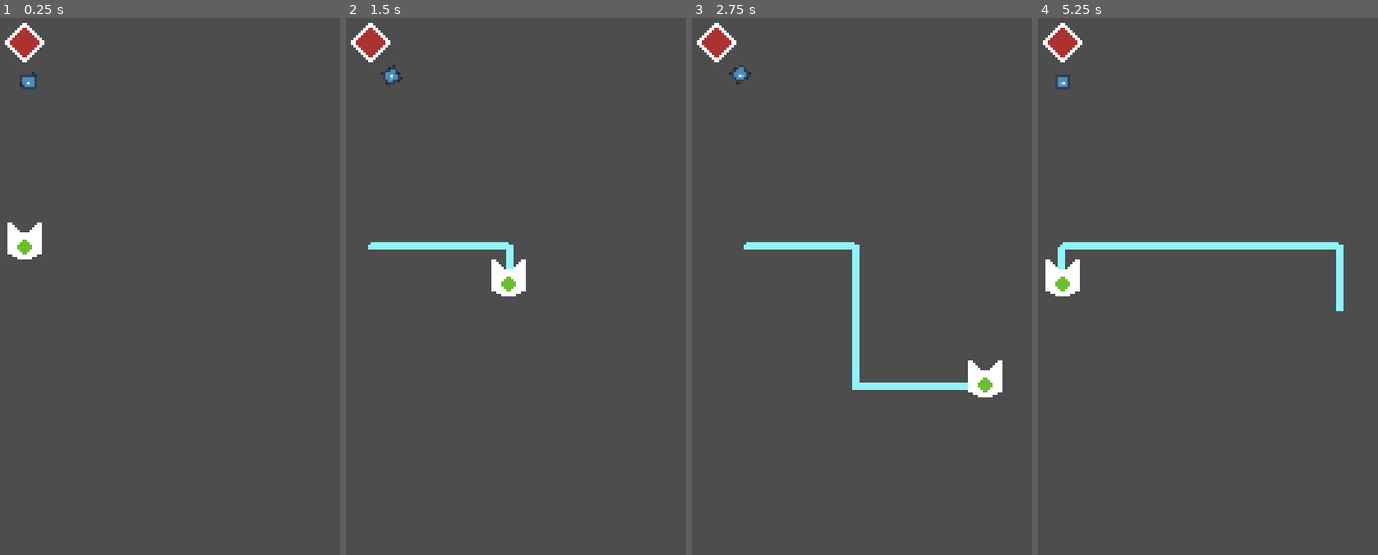
Above: before the commit, frames 1-4 (left to right).
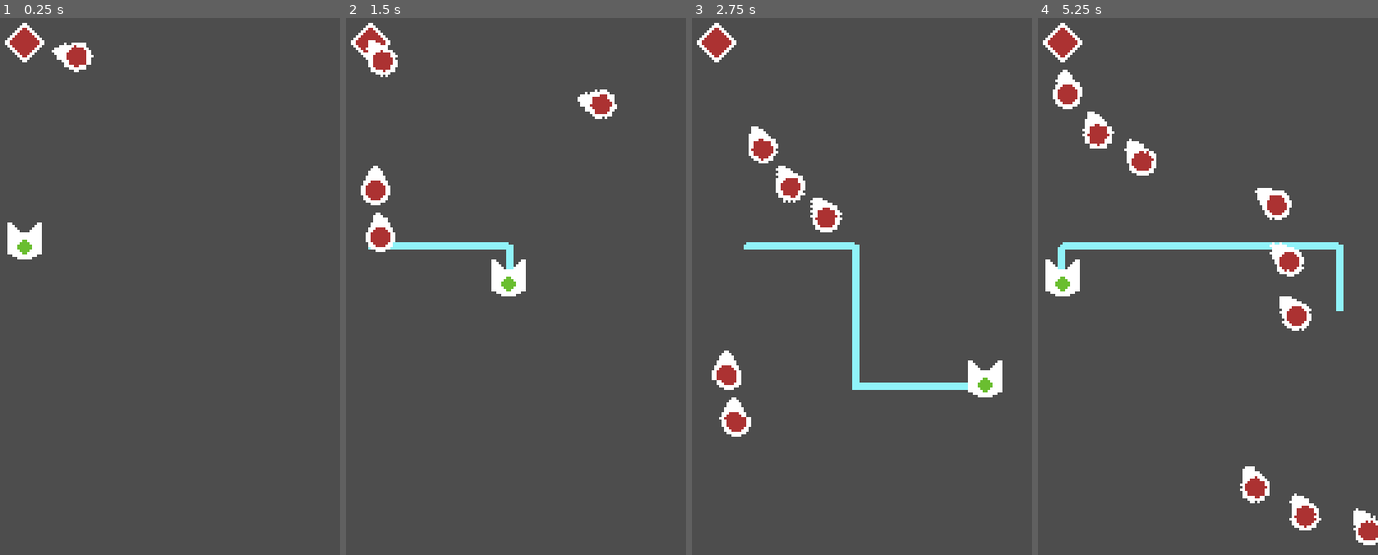
Above: after the commit, the same moments.

Repository: kennethbchen/Bullet-Wrangler-Game
Game: Godot game, scene res://Game.tscn
Same seed, same stepped clock (60 frames per second), same inputs: the game is played once before the commit and once after it. The engine's default icon, where the game draws it, is replaced by a stand-in: a white triangle on a blue panel in a dark square.
Inputs:
- Up to frame 1 (0.25 s): no input
- Up to frame 2 (1.5 s): hold D (Right) 0.53-1.28 s; hold Space (Attack) 0.53-1.28 s; hold S (Down) from 1.28 s (still down); tap Space (Attack) at 1.35 s
- Up to frame 3 (2.75 s): release S (Down) at 2.03 s; hold D (Right) from 2.03 s (still down); hold Space (Attack) from 2.03 s (still down)
- Up to frame 4 (5.25 s): release D (Right) at 2.78 s; release Space (Attack) at 2.78 s; hold W (Up) 2.78-3.53 s; tap Space (Attack) at 2.85, 4.35 s; hold Space (Attack) 3.53-4.28 s; hold A (Left) 3.53-5.03 s; hold S (Down) from 5.03 s (still down); hold Space (Attack) from 5.03 s (still down)

The runs differ from the first frame. In frame 1, 0.5% of the frame differs, in the area x 5-28%, y 4-13%; in frame 2, 1.8%; in frame 3, 2.3%; in frame 4, 4.0%, in the area x 4-100%, y 9-99%.

Commit message:
Implemented aiming system for projectilegenerators

Diff:
--- a/Game.tscn
+++ b/Game.tscn
@@ -12,48 +12,24 @@
 [ext_resource type="PackedScene" uid="uid://dxsmy4ea4657t" path="res://LoopHitbox.tscn" id="7_rq6yi"]
 [ext_resource type="Script" path="res://Scripts/AimSystem.gd" id="10_u7ckr"]
 [ext_resource type="Script" path="res://Scripts/Resources/ProjectileGeneratorStep.gd" id="10_ysd5r"]
-[ext_resource type="Texture2D" uid="uid://cxwd3uqp0o3c8" path="res://icon.svg" id="11_dwx14"]
 [ext_resource type="Script" path="res://Scripts/Enemy.gd" id="12_dhr3g"]
 [ext_resource type="Texture2D" uid="uid://3qdggpkx14la" path="res://Sprites/Enemy.png" id="12_nsuc7"]
 
 [sub_resource type="CircleShape2D" id="CircleShape2D_njttx"]
 radius = 3.0
 
-[sub_resource type="Resource" id="Resource_quuhi"]
+[sub_resource type="Resource" id="Resource_s47om"]
 script = ExtResource("10_ysd5r")
 skip = false
-spawn_position_parent_path = NodePath("Radial")
+spawn_position_parent_path = NodePath("Aim")
 projectile_scene = ExtResource("5_6w3up")
+aim_rotation_source_path = NodePath("../AimSystem")
+aim_type = 1
 position_offset = Vector2(0, 0)
-rotation_offset_degrees = -16.2
-spawn_delay = 0.0
-transition_delay = 0.04
-spawn_cycles = 1
-step_cycles = 96
-metadata/_editor_prop_ptr_spawn_position_parent = NodePath("SpawnPoints")
-
-[sub_resource type="Resource" id="Resource_w11ci"]
-script = ExtResource("10_ysd5r")
-skip = true
-spawn_position_parent_path = NodePath("Brick")
-projectile_scene = ExtResource("5_6w3up")
-position_offset = Vector2(8, 0)
 rotation_offset_degrees = 0.0
-spawn_delay = 0.0
-transition_delay = 0.75
-spawn_cycles = 1
-step_cycles = 1
-
-[sub_resource type="Resource" id="Resource_bjoa0"]
-script = ExtResource("10_ysd5r")
-skip = true
-spawn_position_parent_path = NodePath("Brick")
-projectile_scene = ExtResource("5_6w3up")
-position_offset = Vector2(-8, 0)
-rotation_offset_degrees = 0.0
-spawn_delay = 0.0
-transition_delay = 0.75
-spawn_cycles = 1
+spawn_delay = 0.3
+transition_delay = 0.5
+spawn_cycles = 3
 step_cycles = 1
 
 [sub_resource type="CircleShape2D" id="CircleShape2D_hhbvq"]
@@ -105,86 +81,22 @@
 script = ExtResource("12_dhr3g")
 target_node = NodePath("../Player")
 
+[node name="HealthSystem" parent="Enemy" instance=ExtResource("2_1fmnw")]
+max_health = 6
+
 [node name="AimSystem" type="Node2D" parent="Enemy" node_paths=PackedStringArray("aim_target")]
 script = ExtResource("10_u7ckr")
 aim_target = NodePath("../../Player")
 
-[node name="TempVisual" type="Sprite2D" parent="Enemy/AimSystem"]
-position = Vector2(16, 0)
-rotation = 1.5708
-scale = Vector2(0.103, 0.103)
-texture = ExtResource("11_dwx14")
-
 [node name="ProjectileGenerator" type="Node2D" parent="Enemy"]
 script = ExtResource("6_ykelv")
-steps = Array[ExtResource("10_ysd5r")]([SubResource("Resource_quuhi"), SubResource("Resource_w11ci"), SubResource("Resource_bjoa0")])
+run_forever = true
+steps = Array[ExtResource("10_ysd5r")]([SubResource("Resource_s47om")])
 
-[node name="Radial" type="Node2D" parent="Enemy/ProjectileGenerator"]
+[node name="Aim" type="Node2D" parent="Enemy/ProjectileGenerator"]
 
-[node name="Marker2D" type="Marker2D" parent="Enemy/ProjectileGenerator/Radial"]
-position = Vector2(0, 8)
-rotation = 1.5708
-
-[node name="Marker2D2" type="Marker2D" parent="Enemy/ProjectileGenerator/Radial"]
-position = Vector2(0, -8)
-rotation = -1.5708
-
-[node name="Brick" type="Node2D" parent="Enemy/ProjectileGenerator"]
-
-[node name="1" type="Marker2D" parent="Enemy/ProjectileGenerator/Brick"]
-position = Vector2(-144, 8.00003)
-rotation = 1.5708
-
-[node name="2" type="Marker2D" parent="Enemy/ProjectileGenerator/Brick"]
-position = Vector2(-120, 8.00003)
-rotation = 1.5708
-
-[node name="3" type="Marker2D" parent="Enemy/ProjectileGenerator/Brick"]
-position = Vector2(-96, 8.00003)
-rotation = 1.5708
-
-[node name="4" type="Marker2D" parent="Enemy/ProjectileGenerator/Brick"]
-position = Vector2(-71.9999, 8.00008)
-rotation = 1.5708
-
-[node name="5" type="Marker2D" parent="Enemy/ProjectileGenerator/Brick"]
-position = Vector2(-47.9999, 8.00008)
-rotation = 1.5708
-
-[node name="6" type="Marker2D" parent="Enemy/ProjectileGenerator/Brick"]
-position = Vector2(-23.9999, 8.00006)
-rotation = 1.5708
-
-[node name="7" type="Marker2D" parent="Enemy/ProjectileGenerator/Brick"]
-position = Vector2(6.10352e-05, 8.00006)
-rotation = 1.5708
-
-[node name="8" type="Marker2D" parent="Enemy/ProjectileGenerator/Brick"]
-position = Vector2(24.0001, 8.00008)
-rotation = 1.5708
-
-[node name="9" type="Marker2D" parent="Enemy/ProjectileGenerator/Brick"]
-position = Vector2(48.0001, 8.00006)
-rotation = 1.5708
-
-[node name="10" type="Marker2D" parent="Enemy/ProjectileGenerator/Brick"]
-position = Vector2(72.0001, 8.00009)
-rotation = 1.5708
-
-[node name="11" type="Marker2D" parent="Enemy/ProjectileGenerator/Brick"]
-position = Vector2(96.0001, 8.00009)
-rotation = 1.5708
-
-[node name="12" type="Marker2D" parent="Enemy/ProjectileGenerator/Brick"]
-position = Vector2(120, 8.00011)
-rotation = 1.5708
-
-[node name="13" type="Marker2D" parent="Enemy/ProjectileGenerator/Brick"]
-position = Vector2(144, 8)
-rotation = 1.5708
-
-[node name="HealthSystem" parent="Enemy" instance=ExtResource("2_1fmnw")]
-max_health = 6
+[node name="Marker2D" type="Marker2D" parent="Enemy/ProjectileGenerator/Aim"]
+position = Vector2(8, 0)
 
 [node name="Sprite" type="Sprite2D" parent="Enemy"]
 texture = ExtResource("12_nsuc7")
--- a/Scripts/ProjectileGenerator.gd
+++ b/Scripts/ProjectileGenerator.gd
@@ -27,13 +27,19 @@
 
 		var spawn_pos_parent = get_node(step.spawn_position_parent_path)
 
+		var rotation_inherit_source: Node2D = get_node_or_null(step.aim_rotation_source_path)
+
 		for step_cycle in range(0, step.step_cycles):
 
-			# Apply transform offsets
-			spawn_pos_parent.position += step.position_offset
-			spawn_pos_parent.rotation_degrees += step.rotation_offset_degrees
+			if rotation_inherit_source != null and \
+						step.aim_type == step.AIM_TYPE.PER_STEP:
+				spawn_pos_parent.rotation_degrees = rotation_inherit_source.rotation_degrees
 
 			for spawn_cycle in range(0, step.spawn_cycles):
+
+				if rotation_inherit_source != null and \
+						step.aim_type == step.AIM_TYPE.PER_SPAWN:
+					spawn_pos_parent.rotation_degrees = rotation_inherit_source.rotation_degrees
 
 				for spawn_point in spawn_pos_parent.get_children():
 					var new_projectile = step.projectile_scene.instantiate()
@@ -43,7 +49,9 @@
 
 				await get_tree().create_timer(step.spawn_delay).timeout
 
-
+			# Apply transform offsets
+			spawn_pos_parent.position += step.position_offset
+			spawn_pos_parent.rotation_degrees += step.rotation_offset_degrees
 
 			await get_tree().create_timer(step.transition_delay).timeout
 
--- a/Scripts/Resources/ProjectileGeneratorStep.gd
+++ b/Scripts/Resources/ProjectileGeneratorStep.gd
@@ -2,13 +2,22 @@
 
 class_name ProjectileGeneratorStep
 
+enum AIM_TYPE {PER_STEP, PER_SPAWN}
+
 @export var skip: bool = false
+
 @export_group("Nodes")
 
 # Exporting NodePath instead of Node2D is a workaround because
 # this resource is loaded before the spawn_positions, meaning they are incorrectly null at runtime
 @export var spawn_position_parent_path: NodePath
+
 @export var projectile_scene: PackedScene
+
+# Aiming and having rotation offsets at the same time probably don't work
+@export_group("Aiming")
+@export var aim_rotation_source_path: NodePath
+@export var aim_type: AIM_TYPE
 
 @export_group("Transform Offset")
 @export var position_offset: Vector2 = Vector2.ZERO
Not shown: 1 places in Game.tscn that only renumber resources
